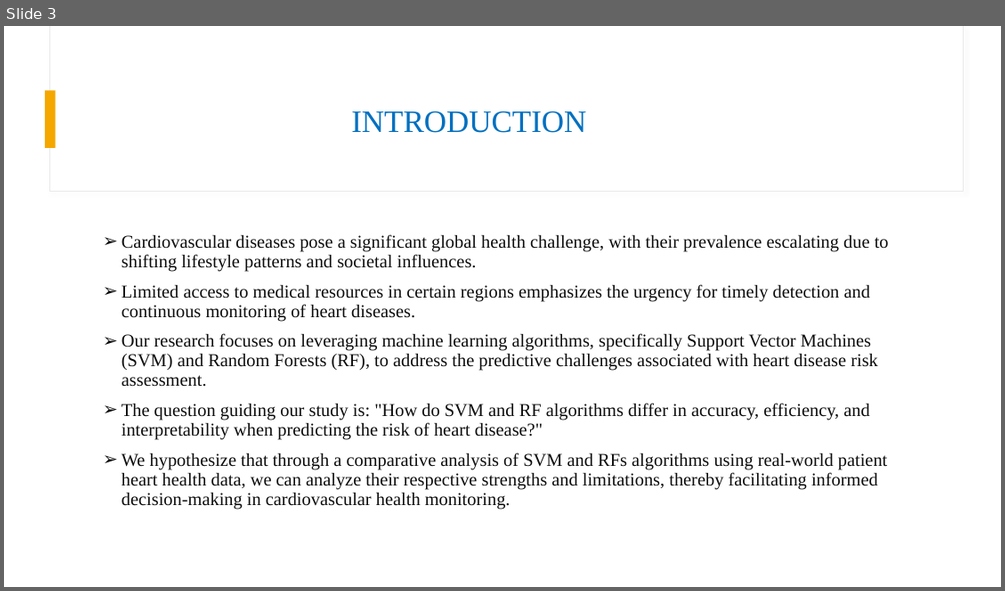
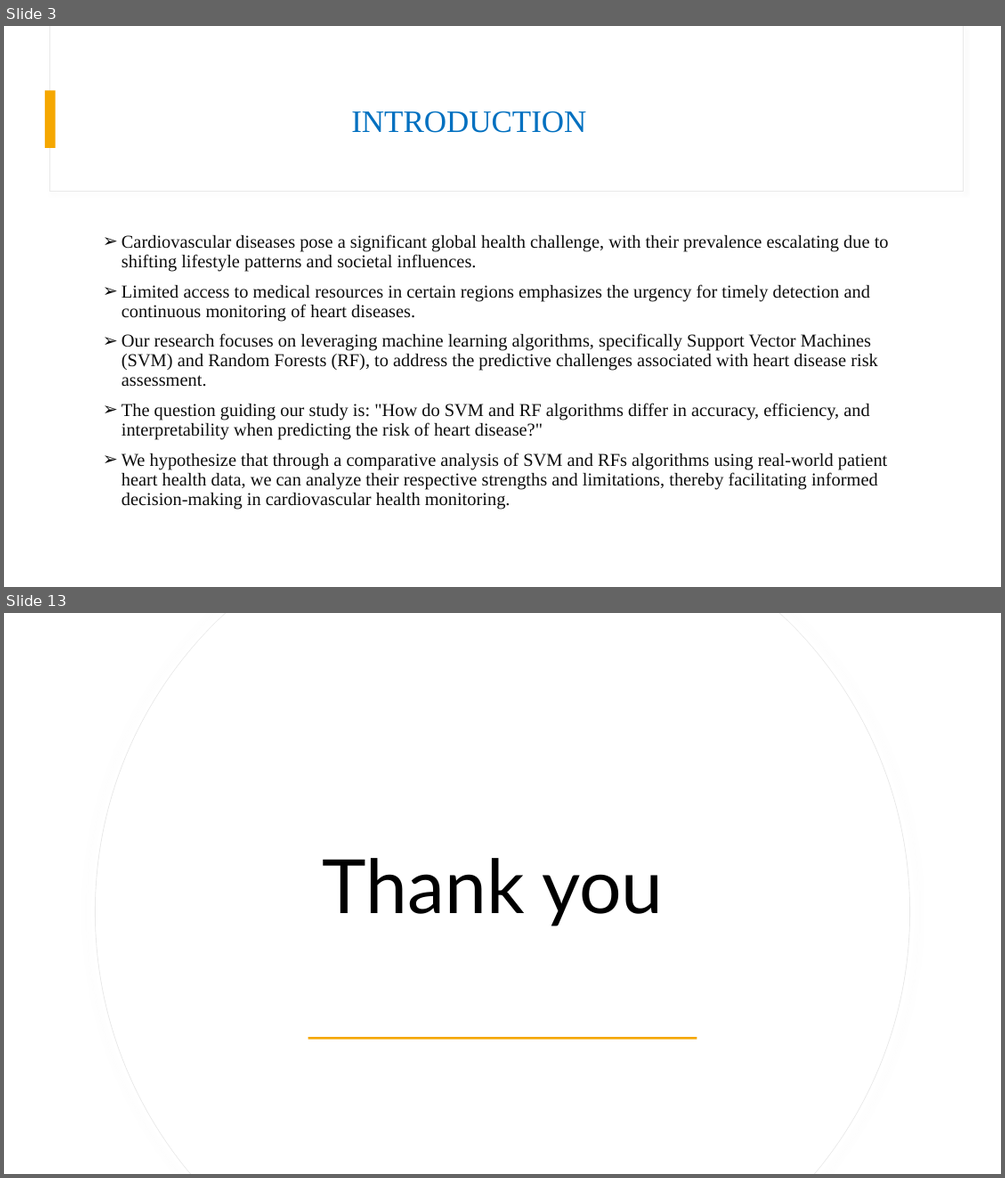
Before and after one commit to csci595-research-lit-spring-2024/595-class-project-spring-2024-chandana3166, a slide deck: presentations/CSCI_595_projectpresentation.pptx. Shown one above the other, each under a label of ours: slide 3 before the commit, slides 3 and 13 after it; the slides between them are not shown. The pictures are 1005x591 and 1005x1178 pixels, drawn with LibreOffice and Linux fonts; fonts in the diff are those of the drawing. Boxes give left, top, right and bottom in pixels: in the first picture for what was removed or moved away, otherwise in the second. Text is boxed around its words. In the diff, an @@ line names an element or a change of style, - is before the commit and + after.

```diff
--- a/presentations/CSCI_595_projectpresentation.pptx
+++ b/presentations/CSCI_595_projectpresentation.pptx
@@ slide 13 added at (4,613,1001,1174), background #FFFFFF @@
@@ rectangle added at (4,613,1001,1174), fill #FFFFFF @@
@@ freeform shape added at (96,613,910,1174), fill #FFFFFF, outline #E9E9E9 0.75 pt @@
@@ freeform shape added at (96,613,909,1174), fill #FFFFFF @@
@@ rectangle added at (58,738,952,1049), fill #FFFFFF, outline #E9E9E9 1 pt @@
@@ title added at (323,858,663,926), 72 pt, text #000000 @@
+Thank you
@@ rectangle added at (308,1037,697,1039), fill #F5A700 @@
```
Also in this commit, not shown: 1 slide changed, 9 other slides added.
